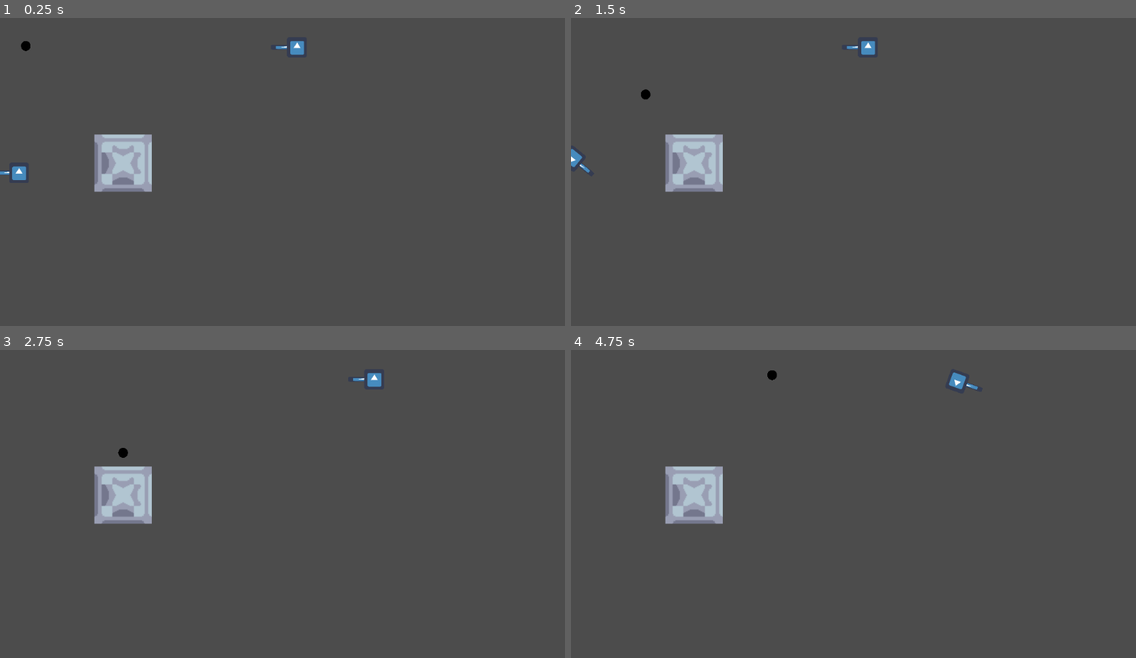
Above: before the commit, frames 1-4 (two rows, left to right).
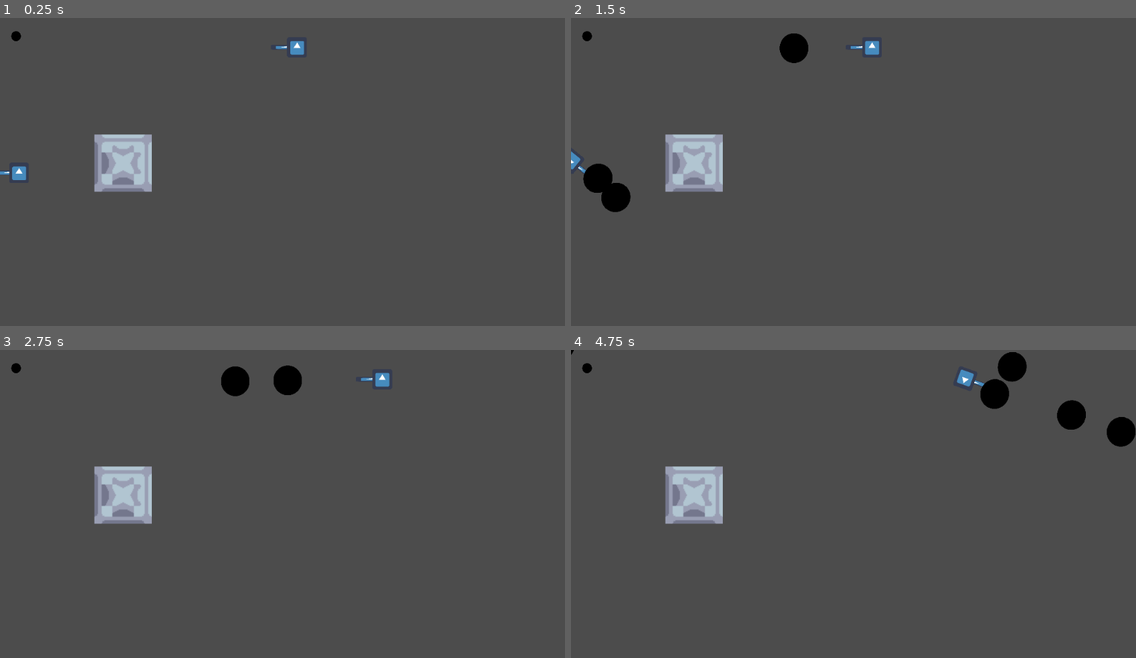
Above: after the commit, the same moments.

Repository: AsgerHB/godot-tank-battle
Game: Godot game, scene res://World.tscn
Same seed, same stepped clock (60 frames per second), same inputs: the game is played once before the commit and once after it. The engine's default icon, where the game draws it, is replaced by a stand-in: a white triangle on a blue panel in a dark square.
Inputs:
- Up to frame 1 (0.25 s): no input
- Up to frame 2 (1.5 s): hold Right (ui_right) 0.53-1.28 s; tap Tab (shoot, bound only after the commit) at 0.6 s; tap Space (ui_select) at 0.77 s; tap , (shoot2, bound only after the commit) at 0.8, 1.35 s; hold Down (ui_down) from 1.28 s (still down)
- Up to frame 3 (2.75 s): tap Space (ui_select) at 1.52 s; tap Tab (shoot, bound only after the commit) at 1.55 s; release Down (ui_down) at 2.03 s; hold Right (ui_right) from 2.03 s (still down); hold S (down2) from 2.03 s (still down); tap , (shoot2, bound only after the commit) at 2.3 s
- Up to frame 4 (4.75 s): release Right (ui_right) at 2.78 s; release S (down2) at 2.78 s; hold Up (ui_up) 2.78-3.53 s; tap A (left2) at 2.85 s; tap Space (ui_select) at 3.02, 3.77, 4.52 s; tap Tab (shoot, bound only after the commit) at 3.05, 4.55 s; hold D (right2) 3.53-4.28 s; hold Left (ui_left) from 3.53 s (still down); tap , (shoot2, bound only after the commit) at 3.8 s; tap W (up2) at 4.35 s

The runs differ from the first frame. In frame 1, less than 0.1% of the frame differs, in the area x 1-6%, y 4-11%; in frame 2, 1.4%; in frame 3, 1.0%; in frame 4, 1.9%, in the area x 0-100%, y 0-32%.

Commit message:
Nice

Diff:
--- /dev/null
+++ b/Godot Tank Battle/Gun.gd
@@ -0,0 +1,17 @@
+extends Node2D
+
+export(bool) var is_player2
+export(PackedScene) var Bullet
+
+func shoot():
+	var b = Bullet.instance()
+	b.start(self.position, rotation)
+	get_parent().add_child(b)
+
+func _process(delta):
+	if is_player2:
+		if Input.is_action_just_pressed("shoot"):
+			shoot()
+	else:
+		if Input.is_action_just_pressed("shoot2"):
+			shoot()
--- a/Godot Tank Battle/Scripts/Bullet.gd
+++ b/Godot Tank Battle/Scripts/Bullet.gd
@@ -1,24 +1,18 @@
 extends KinematicBody2D
 
+# Declare member variables here. Examples:
 
-# Declare member variables here. Examples:
-export var dir_x: float = 1;
-export var dir_y: float = 2;
-export var speed: float = 100;
-var velocity: Vector2;
+export var speed: float = 100
+var velocity: Vector2
 
-# Called when the node enters the scene tree for the first time.
-func _ready():
-	velocity = Vector2(dir_x, dir_x).normalized() * speed;
-
-
-# Called every frame. 'delta' is the elapsed time since the previous frame.
-#func _process(delta):
-#	pass
+func start(pos, dir):
+	rotation = dir
+	position = pos
+	velocity = Vector2(speed, 0).rotated(rotation)
 
 func _physics_process(delta):
-	var collision = move_and_collide(velocity * delta);
+	var collision = move_and_collide(velocity * delta)
 	if collision:
-		velocity = velocity.bounce(collision.normal);
+		velocity = velocity.bounce(collision.normal)
 		if collision.collider.has_method("bullet_hit"):
 			collision.collider.bullet_hit()
--- a/Godot Tank Battle/Scripts/Shootybit.gd
+++ b/Godot Tank Battle/Scripts/Shootybit.gd
@@ -1,18 +1,4 @@
 extends Node2D
-
-
-# Declare member variables here. Examples:
-# var a = 2
-# var b = "text"
-
-
-# Called when the node enters the scene tree for the first time.
-func _ready():
-	pass; # Replace with function body.
-
-
-func _physics_process(delta):
-	pass;
 
 # Called every frame. 'delta' is the elapsed time since the previous frame.
 func _process(delta):
--- a/Godot Tank Battle/Scripts/Tank.gd
+++ b/Godot Tank Battle/Scripts/Tank.gd
@@ -1,10 +1,13 @@
 extends KinematicBody2D
 
-export var speed = 200
-export var rot_speed = 0.085
-var velocity = Vector2()
+export var speed: float = 200
+export var rot_speed: float = 0.085
+var velocity: Vector2 = Vector2()
 
 export(bool) var is_player2
+
+func _ready():
+	$ShootyPoint.is_player2 = is_player2
 
 func get_input():
 	velocity = Vector2()
--- a/Godot Tank Battle/Tank.tscn
+++ b/Godot Tank Battle/Tank.tscn
@@ -1,7 +1,9 @@
-[gd_scene load_steps=4 format=2]
+[gd_scene load_steps=6 format=2]
 
 [ext_resource path="res://Scripts/Tank.gd" type="Script" id=1]
 [ext_resource path="res://icon.png" type="Texture" id=2]
+[ext_resource path="res://Gun.gd" type="Script" id=3]
+[ext_resource path="res://Scenes/Bullet.tscn" type="PackedScene" id=4]
 
 [sub_resource type="CircleShape2D" id=1]
 
@@ -13,6 +15,12 @@
 [node name="CollisionShape2D" type="CollisionShape2D" parent="."]
 shape = SubResource( 1 )
 
+[node name="ShootyPoint" type="Node2D" parent="."]
+position = Vector2( -14.1683, 0.118999 )
+scale = Vector2( 0.300864, 0.0453776 )
+script = ExtResource( 3 )
+Bullet = ExtResource( 4 )
+
 [node name="Sprite2" type="Sprite" parent="."]
 position = Vector2( -6.087, 0.119 )
 scale = Vector2( 0.300864, 0.0453776 )
--- a/Godot Tank Battle/project.godot
+++ b/Godot Tank Battle/project.godot
@@ -41,6 +41,16 @@
 "events": [ Object(InputEventKey,"resource_local_to_scene":false,"resource_name":"","device":0,"alt":false,"shift":false,"control":false,"meta":false,"command":false,"pressed":false,"scancode":83,"unicode":0,"echo":false,"script":null)
  ]
 }
+shoot={
+"deadzone": 0.5,
+"events": [ Object(InputEventKey,"resource_local_to_scene":false,"resource_name":"","device":0,"alt":false,"shift":false,"control":false,"meta":false,"command":false,"pressed":false,"scancode":16777218,"unicode":0,"echo":false,"script":null)
+ ]
+}
+shoot2={
+"deadzone": 0.5,
+"events": [ Object(InputEventKey,"resource_local_to_scene":false,"resource_name":"","device":0,"alt":false,"shift":false,"control":false,"meta":false,"command":false,"pressed":false,"scancode":44,"unicode":0,"echo":false,"script":null)
+ ]
+}
 
 [rendering]
 
